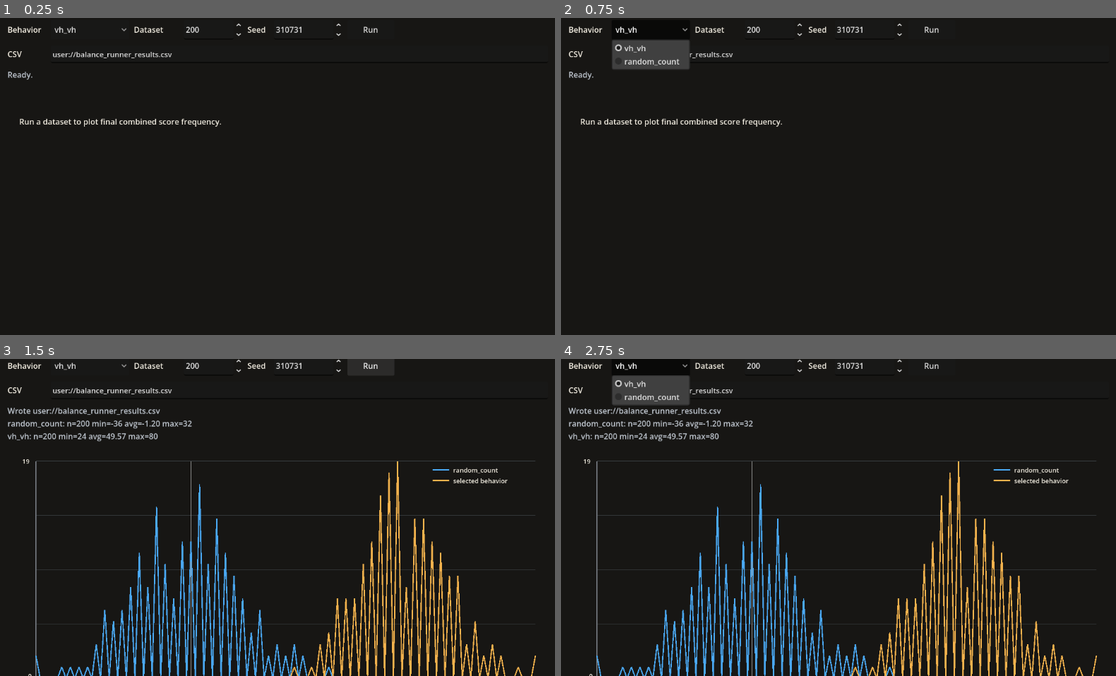
Above: before the commit, frames 1-4 (two rows, left to right).
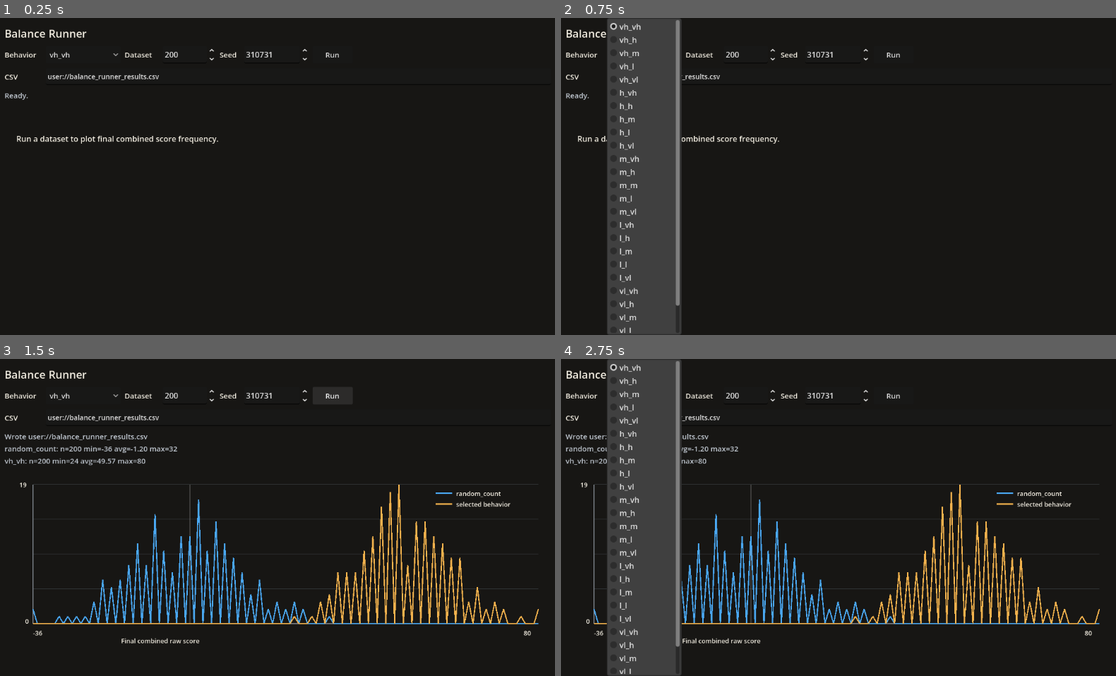
Above: after the commit, the same moments.

Repository: Josephblt/patch-notes
Game: Godot game, scene res://scenes/tools/balance_runner.tscn
Same seed, same stepped clock (60 frames per second), same inputs: the game is played once before the commit and once after it. This scene is started directly instead of the project's main scene.
Inputs:
- Up to frame 1 (0.25 s): no input
- Up to frame 2 (0.75 s): click "vh_vh" at 0.5 s
- Up to frame 3 (1.5 s): click "Run" at 1.25 s
- Up to frame 4 (2.75 s): click "vh_vh" at 2 s

The runs differ from the first frame. In frame 1, 1.9% of the frame differs, in the area x 0-69%, y 1-40%; in frame 2, 14%; in frame 3, 15%; in frame 4, 26%, in the area x 0-98%, y 0-100%.

Commit message:
Expand balance runner behaviors

Diff:
--- a/src/scenes/tools/balance_runner.tscn
+++ b/src/scenes/tools/balance_runner.tscn
@@ -20,104 +20,110 @@
 anchor_bottom = 1.0
 grow_horizontal = 2
 grow_vertical = 2
-theme_override_constants/margin_left = 24
-theme_override_constants/margin_top = 20
-theme_override_constants/margin_right = 24
-theme_override_constants/margin_bottom = 20
+theme_override_constants/margin_left = 18
+theme_override_constants/margin_top = 16
+theme_override_constants/margin_right = 18
+theme_override_constants/margin_bottom = 16
 
-[node name="VBoxContainer" type="VBoxContainer" parent="MarginContainer"]
+[node name="RunScroll" type="ScrollContainer" parent="MarginContainer"]
 layout_mode = 2
-theme_override_constants/separation = 12
+size_flags_horizontal = 3
+size_flags_vertical = 3
 
-[node name="TitleLabel" type="Label" parent="MarginContainer/VBoxContainer"]
+[node name="VBoxContainer" type="VBoxContainer" parent="MarginContainer/RunScroll"]
+layout_mode = 2
+size_flags_horizontal = 3
+theme_override_constants/separation = 10
+
+[node name="TitleLabel" type="Label" parent="MarginContainer/RunScroll/VBoxContainer"]
 layout_mode = 2
 theme_override_colors/font_color = Color(0.956863, 0.937255, 0.890196, 1)
-theme_override_font_sizes/font_size = 24
+theme_override_font_sizes/font_size = 22
 text = "Balance Runner"
 
-[node name="ControlRow" type="HBoxContainer" parent="MarginContainer/VBoxContainer"]
+[node name="ControlRow" type="HBoxContainer" parent="MarginContainer/RunScroll/VBoxContainer"]
 layout_mode = 2
-theme_override_constants/separation = 10
+theme_override_constants/separation = 8
 
-[node name="BehaviorLabel" type="Label" parent="MarginContainer/VBoxContainer/ControlRow"]
-custom_minimum_size = Vector2(78, 40)
+[node name="BehaviorLabel" type="Label" parent="MarginContainer/RunScroll/VBoxContainer/ControlRow"]
+custom_minimum_size = Vector2(76, 36)
 layout_mode = 2
 theme_override_colors/font_color = Color(0.956863, 0.937255, 0.890196, 1)
-theme_override_font_sizes/font_size = 16
+theme_override_font_sizes/font_size = 15
 text = "Behavior"
 vertical_alignment = 1
 
-[node name="BehaviorOptions" type="OptionButton" parent="MarginContainer/VBoxContainer/ControlRow"]
-custom_minimum_size = Vector2(160, 40)
+[node name="BehaviorOptions" type="OptionButton" parent="MarginContainer/RunScroll/VBoxContainer/ControlRow"]
+custom_minimum_size = Vector2(140, 36)
 layout_mode = 2
-theme_override_font_sizes/font_size = 16
+theme_override_font_sizes/font_size = 15
 
-[node name="GameCountLabel" type="Label" parent="MarginContainer/VBoxContainer/ControlRow"]
-custom_minimum_size = Vector2(92, 40)
+[node name="GameCountLabel" type="Label" parent="MarginContainer/RunScroll/VBoxContainer/ControlRow"]
+custom_minimum_size = Vector2(70, 36)
 layout_mode = 2
 theme_override_colors/font_color = Color(0.956863, 0.937255, 0.890196, 1)
-theme_override_font_sizes/font_size = 16
+theme_override_font_sizes/font_size = 15
 text = "Dataset"
 vertical_alignment = 1
 
-[node name="GameCountSpinBox" type="SpinBox" parent="MarginContainer/VBoxContainer/ControlRow"]
-custom_minimum_size = Vector2(120, 40)
+[node name="GameCountSpinBox" type="SpinBox" parent="MarginContainer/RunScroll/VBoxContainer/ControlRow"]
+custom_minimum_size = Vector2(108, 36)
 layout_mode = 2
 min_value = 1.0
 max_value = 10000.0
 step = 1.0
 value = 200.0
 
-[node name="SeedLabel" type="Label" parent="MarginContainer/VBoxContainer/ControlRow"]
-custom_minimum_size = Vector2(44, 40)
+[node name="SeedLabel" type="Label" parent="MarginContainer/RunScroll/VBoxContainer/ControlRow"]
+custom_minimum_size = Vector2(42, 36)
 layout_mode = 2
 theme_override_colors/font_color = Color(0.956863, 0.937255, 0.890196, 1)
-theme_override_font_sizes/font_size = 16
+theme_override_font_sizes/font_size = 15
 text = "Seed"
 vertical_alignment = 1
 
-[node name="SeedSpinBox" type="SpinBox" parent="MarginContainer/VBoxContainer/ControlRow"]
-custom_minimum_size = Vector2(140, 40)
+[node name="SeedSpinBox" type="SpinBox" parent="MarginContainer/RunScroll/VBoxContainer/ControlRow"]
+custom_minimum_size = Vector2(132, 36)
 layout_mode = 2
 max_value = 999999999.0
 step = 1.0
 value = 310731.0
 
-[node name="RunButton" type="Button" parent="MarginContainer/VBoxContainer/ControlRow"]
-custom_minimum_size = Vector2(96, 40)
+[node name="RunButton" type="Button" parent="MarginContainer/RunScroll/VBoxContainer/ControlRow"]
+custom_minimum_size = Vector2(82, 36)
 layout_mode = 2
-theme_override_font_sizes/font_size = 16
+theme_override_font_sizes/font_size = 15
 text = "Run"
 
-[node name="OutputRow" type="HBoxContainer" parent="MarginContainer/VBoxContainer"]
+[node name="OutputRow" type="HBoxContainer" parent="MarginContainer/RunScroll/VBoxContainer"]
 layout_mode = 2
-theme_override_constants/separation = 10
+theme_override_constants/separation = 8
 
-[node name="OutputPathLabel" type="Label" parent="MarginContainer/VBoxContainer/OutputRow"]
-custom_minimum_size = Vector2(78, 36)
+[node name="OutputPathLabel" type="Label" parent="MarginContainer/RunScroll/VBoxContainer/OutputRow"]
+custom_minimum_size = Vector2(76, 34)
 layout_mode = 2
 theme_override_colors/font_color = Color(0.956863, 0.937255, 0.890196, 1)
-theme_override_font_sizes/font_size = 16
+theme_override_font_sizes/font_size = 15
 text = "CSV"
 vertical_alignment = 1
 
-[node name="OutputPathLineEdit" type="LineEdit" parent="MarginContainer/VBoxContainer/OutputRow"]
-custom_minimum_size = Vector2(640, 36)
+[node name="OutputPathLineEdit" type="LineEdit" parent="MarginContainer/RunScroll/VBoxContainer/OutputRow"]
+custom_minimum_size = Vector2(620, 34)
 layout_mode = 2
 size_flags_horizontal = 3
-theme_override_font_sizes/font_size = 15
+theme_override_font_sizes/font_size = 14
 text = "user://balance_runner_results.csv"
 
-[node name="SummaryLabel" type="Label" parent="MarginContainer/VBoxContainer"]
-custom_minimum_size = Vector2(720, 54)
+[node name="SummaryLabel" type="Label" parent="MarginContainer/RunScroll/VBoxContainer"]
+custom_minimum_size = Vector2(700, 48)
 layout_mode = 2
 theme_override_colors/font_color = Color(0.74902, 0.776471, 0.811765, 1)
-theme_override_font_sizes/font_size = 16
+theme_override_font_sizes/font_size = 15
 text = "Ready."
 autowrap_mode = 3
 
-[node name="Graph" type="Control" parent="MarginContainer/VBoxContainer"]
-custom_minimum_size = Vector2(920, 520)
+[node name="Graph" type="Control" parent="MarginContainer/RunScroll/VBoxContainer"]
+custom_minimum_size = Vector2(760, 360)
 layout_mode = 2
 size_flags_horizontal = 3
 size_flags_vertical = 3
--- a/src/scripts/tools/balance_runner.gd
+++ b/src/scripts/tools/balance_runner.gd
@@ -7,9 +7,12 @@
 const DEFAULT_BEHAVIOR: String = "vh_vh"
 const DEFAULT_SEED: int = 310731
 const DEFAULT_OUTPUT_PATH: String = "user://balance_runner_results.csv"
-const SUPPORTED_BEHAVIORS: Array[String] = [
-	"vh_vh",
-	"random_count",
+const SCORE_LEVELS: Array[String] = [
+	"vh",
+	"h",
+	"m",
+	"l",
+	"vl",
 ]
 
 var score_trees: Array[ScoreTree] = []
@@ -21,13 +24,13 @@
 @export var seed: int = DEFAULT_SEED
 @export var output_path: String = DEFAULT_OUTPUT_PATH
 
-@onready var behavior_options: OptionButton = $MarginContainer/VBoxContainer/ControlRow/BehaviorOptions
-@onready var game_count_spin_box: SpinBox = $MarginContainer/VBoxContainer/ControlRow/GameCountSpinBox
-@onready var seed_spin_box: SpinBox = $MarginContainer/VBoxContainer/ControlRow/SeedSpinBox
-@onready var output_path_line_edit: LineEdit = $MarginContainer/VBoxContainer/OutputRow/OutputPathLineEdit
-@onready var run_button: Button = $MarginContainer/VBoxContainer/ControlRow/RunButton
-@onready var summary_label: Label = $MarginContainer/VBoxContainer/SummaryLabel
-@onready var graph: Control = $MarginContainer/VBoxContainer/Graph
+@onready var behavior_options: OptionButton = $MarginContainer/RunScroll/VBoxContainer/ControlRow/BehaviorOptions
+@onready var game_count_spin_box: SpinBox = $MarginContainer/RunScroll/VBoxContainer/ControlRow/GameCountSpinBox
+@onready var seed_spin_box: SpinBox = $MarginContainer/RunScroll/VBoxContainer/ControlRow/SeedSpinBox
+@onready var output_path_line_edit: LineEdit = $MarginContainer/RunScroll/VBoxContainer/OutputRow/OutputPathLineEdit
+@onready var run_button: Button = $MarginContainer/RunScroll/VBoxContainer/ControlRow/RunButton
+@onready var summary_label: Label = $MarginContainer/RunScroll/VBoxContainer/SummaryLabel
+@onready var graph: Control = $MarginContainer/RunScroll/VBoxContainer/Graph
 
 
 func _ready() -> void:
@@ -60,10 +63,10 @@
 func _configure_controls() -> void:
 	behavior_options.clear()
 
-	for behavior: String in SUPPORTED_BEHAVIORS:
+	for behavior: String in _get_supported_behaviors():
 		behavior_options.add_item(behavior)
 
-	var selected_index: int = SUPPORTED_BEHAVIORS.find(selected_behavior)
+	var selected_index: int = _get_supported_behaviors().find(selected_behavior)
 
 	if selected_index < 0:
 		selected_index = 0
@@ -202,8 +205,8 @@
 	if behavior == "random_count":
 		return _select_random_count(feature_cards, random_number_generator)
 
-	if behavior == "vh_vh":
-		return _select_vh_vh(feature_cards)
+	if _is_score_behavior(behavior):
+		return _select_score_target(feature_cards, behavior)
 
 	push_error("Unsupported balance behavior: %s" % behavior)
 	return _select_random_count(feature_cards, random_number_generator)
@@ -226,7 +229,10 @@
 	return selected_card_uids
 
 
-func _select_vh_vh(feature_cards: Array[FeatureCard]) -> Array[String]:
+func _select_score_target(feature_cards: Array[FeatureCard], behavior: String) -> Array[String]:
+	var behavior_parts: PackedStringArray = behavior.split("_")
+	var fun_level: String = behavior_parts[0]
+	var money_level: String = behavior_parts[1]
 	var best_key: Array[int] = []
 	var best_card_uids: Array[String] = []
 
@@ -239,10 +245,12 @@
 
 		var fun_delta: int = _calculate_cards_points(selected_cards, "Fun")
 		var money_delta: int = _calculate_cards_points(selected_cards, "Money")
+		var fun_fit: int = _score_axis_delta(fun_delta, fun_level)
+		var money_fit: int = _score_axis_delta(money_delta, money_level)
 		var key: Array[int] = [
-			fun_delta + money_delta,
-			min(fun_delta, money_delta),
-			-abs(fun_delta - money_delta),
+			fun_fit + money_fit,
+			min(fun_fit, money_fit),
+			-abs(fun_fit - money_fit),
 			-selected_cards.size(),
 		]
 
@@ -251,6 +259,44 @@
 			best_card_uids = _get_card_uids(selected_cards)
 
 	return best_card_uids
+
+
+func _score_axis_delta(delta: int, level: String) -> int:
+	match level:
+		"vh":
+			return delta
+		"h":
+			return -abs(delta - 3)
+		"m":
+			return -abs(delta)
+		"l":
+			return -abs(delta + 3)
+		"vl":
+			return -delta
+		_:
+			return 0
+
+
+func _is_score_behavior(behavior: String) -> bool:
+	var behavior_parts: PackedStringArray = behavior.split("_")
+
+	return (
+		behavior_parts.size() == 2
+		and SCORE_LEVELS.has(behavior_parts[0])
+		and SCORE_LEVELS.has(behavior_parts[1])
+	)
+
+
+func _get_supported_behaviors() -> Array[String]:
+	var behavior_names: Array[String] = []
+
+	for fun_level: String in SCORE_LEVELS:
+		for money_level: String in SCORE_LEVELS:
+			behavior_names.append("%s_%s" % [fun_level, money_level])
+
+	behavior_names.append(BASELINE_BEHAVIOR)
+
+	return behavior_names
 
 
 func _is_key_greater(left: Array[int], right: Array[int]) -> bool:
Not shown, added: src/scripts/tools/balance_runner.gd.uid
Not shown, added: src/scripts/tools/frequency_graph.gd.uid
